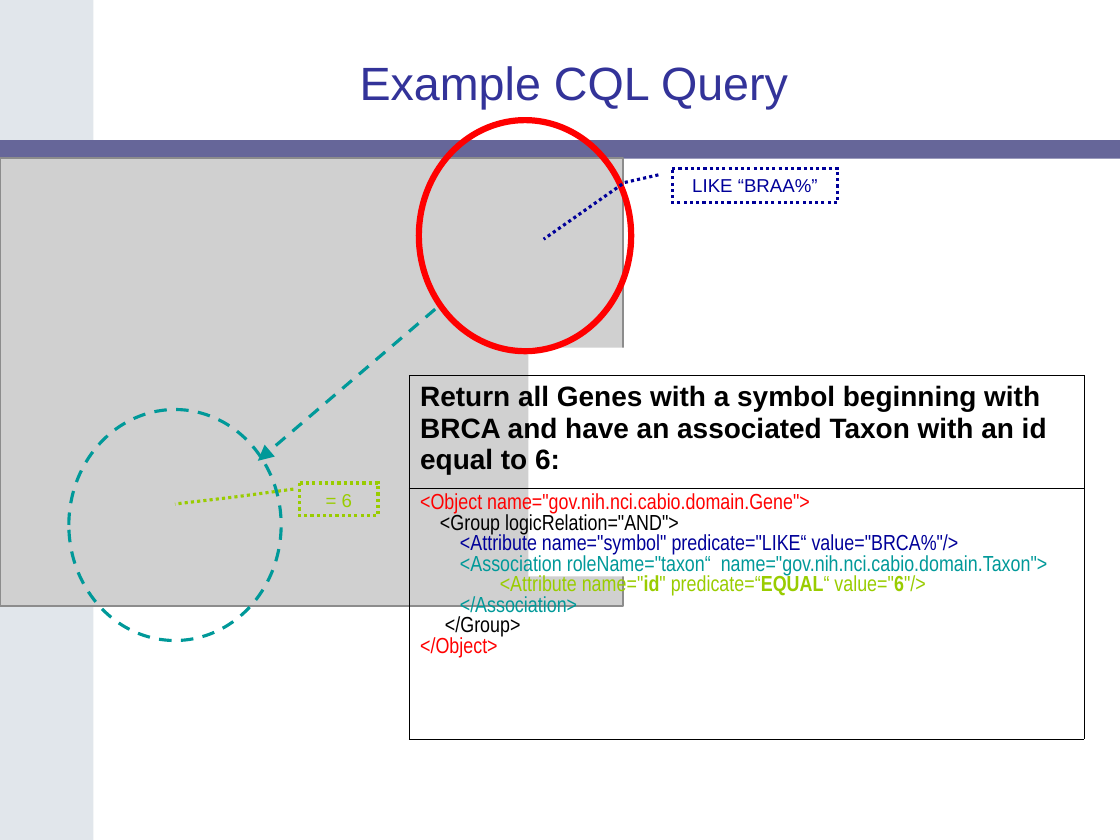
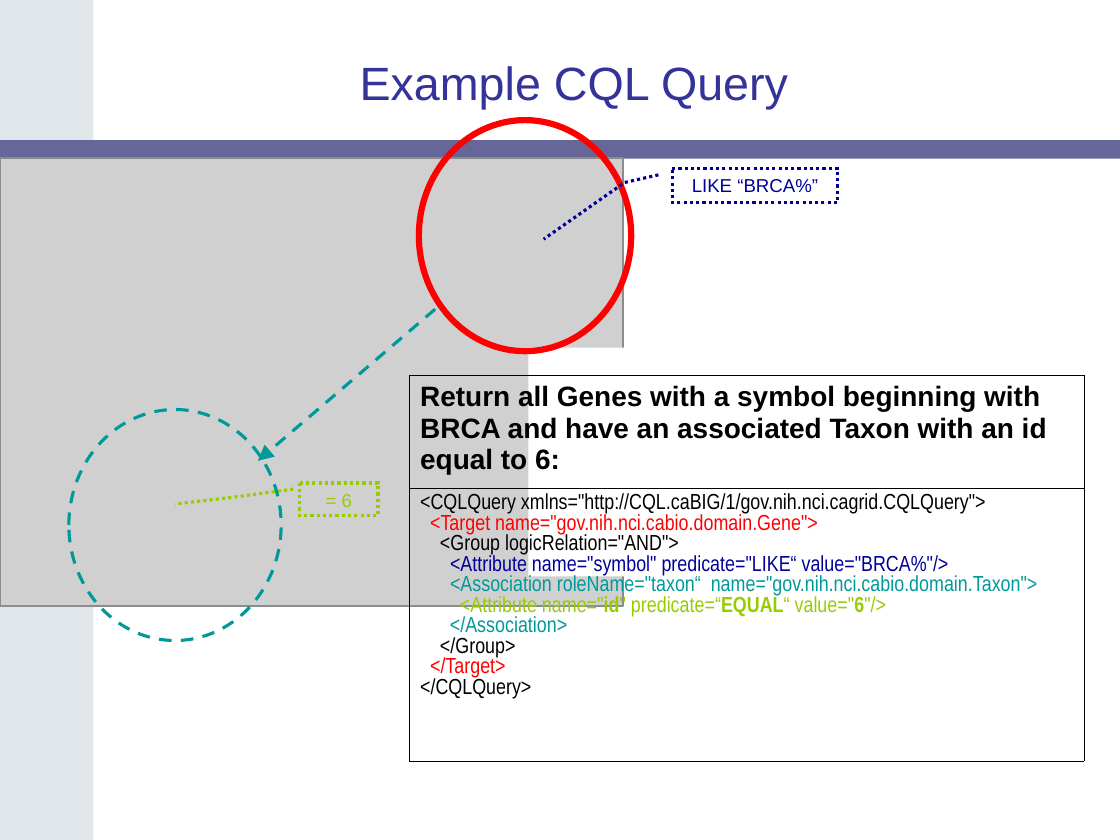
Before and after one commit to NCIP/cagrid-portal, a slide deck: slide 28 of cagrid-1-0/Documentation/docs/DataService/Slides/caGrid-1.0-Data-Services-20060605.ppt. Drawn at 1120x840 pixels with LibreOffice and Linux fonts; fonts in the diff are those of the drawing; grey boxes stand for pictures; background and template pictures are left out. Boxes give left, top, right and bottom in pixels: in the first picture for what was removed or moved away, otherwise in the second. Text is boxed around its words. In the diff, an @@ line names an element or a change of style, - is before the commit and + after.

```diff
--- a/cagrid-1-0/Documentation/docs/DataService/Slides/caGrid-1.0-Data-Services-20060605.ppt
+++ b/cagrid-1-0/Documentation/docs/DataService/Slides/caGrid-1.0-Data-Services-20060605.ppt
@@ text in border callout at box(692, 179, 818, 192): text changed @@
-LIKE “BRAA%”
+LIKE “BRCA%”
@@ table at box(409, 375, 1083, 759) @@
@@ row 2, column 1: "<Object name="gov.nih.nci.cabio.domain.Gene"> / <Group logicRelation="AND"> / <Attribute name="symbol" predicate="LIKE“ value="BRCA%"/> / <Association roleName="taxon“ name="gov.nih.nci.cabio.domain.Taxon"> / <Attribute name="id" predicate=“EQUAL“ value="6"/> / </Association> / </Group> / </Object>" to "<CQLQuery xmlns="http://CQL.caBIG/1/gov.nih.nci.cagrid.CQLQuery"> / <Target name="gov.nih.nci.cabio.domain.Gene"> / <Group logicRelation="AND"> / <Attribute name="symbol" predicate="LIKE“ value="BRCA%"/> / <Association roleName="taxon“ name="gov.nih.nci.cabio.domain.Taxon"> / <Attribute name="id" predicate=“EQUAL“ value="6"/> / </Association> / </Group> / </Target> / </CQLQuery>" @@
```
Also in this commit, not shown: 3 other slides changed.
